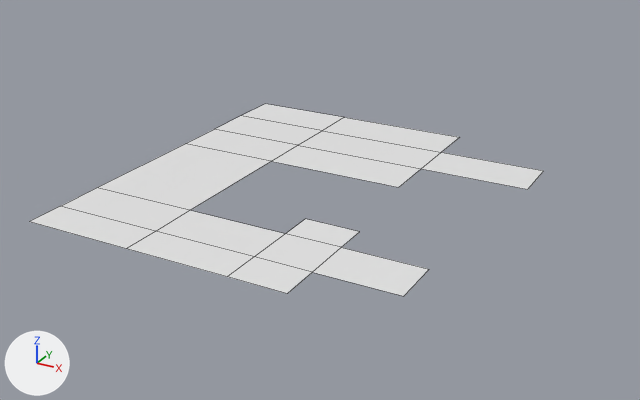
Two versions of the Blender file Assets/BlendFiles/Environment.blend, one commit apart.
Camera for both pictures: a camera (50 mm lens) standing at (282.0, -682.0, 403.0) and looking at (-172.0, 143.0, -9.0). Every picture has the same lights, and +X, +Y and +Z are marked at lower left. The older version comes first. Mesh edges are drawn as thin lines.

The first picture shows 'Floor'.
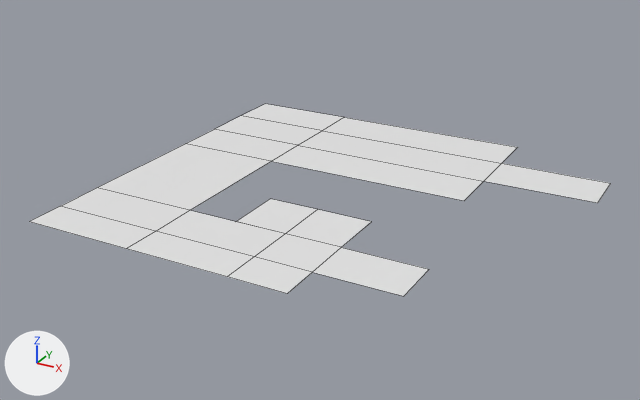
Boxes (x1, y1, x2, y2) around the edits, measured in the pictures (640 x 400 px):
'Floor', reshaped (13% wider)
    before: (29, 104, 543, 296)
    after: (29, 104, 611, 296)
part 1 of me_plane, built on
    before: (272, 117, 543, 247)
    after: (236, 117, 611, 247)

The edits, one by one:
me_plane is used by ob_floor; location (-200.2, 134.7, 0.0).
Verts and faces of me_plane; kept vertices keep their numbers, new ones are numbered from 30.
Before the commit, vertices of me_plane: 2 (115.0, -105.0, 0.0) at pixel (341, 247), 5 (49.0, -105.0, 0.0) at pixel (285, 233), 6 (115.0, -63.0, 0.0) at pixel (359, 231), 7 (49.0, -63.0, 0.0) at pixel (305, 218), 20 (102.0, 66.0, 0.0) at pixel (398, 187).
Before the commit, vertices of me_plane: 21 (102.0, 265.0, 0.0) at pixel (459, 137), 26 (102.0, 132.0, 0.0) at pixel (421, 168), 27 (102.0, 199.0, 0.0) at pixel (441, 152), 28 (236.0, 132.0, 0.0) at pixel (527, 189), 29 (236.0, 199.0, 0.0) at pixel (543, 170).
me_plane had 30 vertices, 16 faces and spanned x -206.0..236.0, y -211.0..265.0, z 0.0.
me_plane now has 32 vertices, 17 faces and spans x -206.0..316.0, y -211.0..265.0, z 0.0.
Part 1, on me_plane:
Faces deleted: (2, 6, 7, 5).
Vertices 20, 21, 26 to 29 move by (80.0, 0.0, 0.0).
Vertex 6 moves to (115.0, -35.0, 0.0), pixel (371, 221).
Vertex 7 moves to (-12.0, -105.0, 0.0), pixel (235, 221).
New vertex 30 is at (49.0, -35.0, 0.0), pixel (317, 209).
New vertex 31 is at (-12.0, -35.0, 0.0), pixel (270, 198).
New faces: (2, 6, 30, 5), (5, 30, 31, 7).
